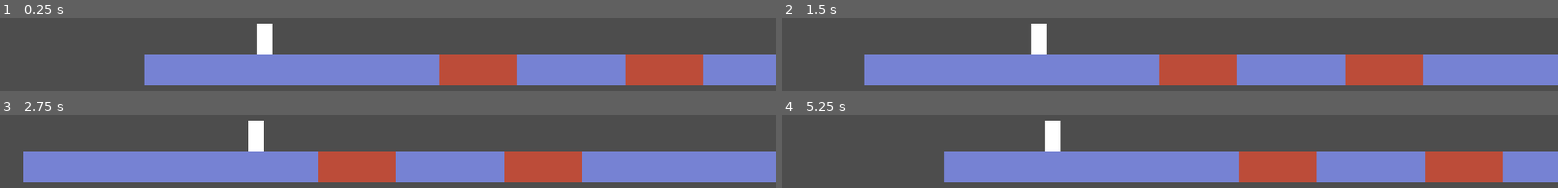
Above: before the commit, frames 1-4 (two rows, left to right).
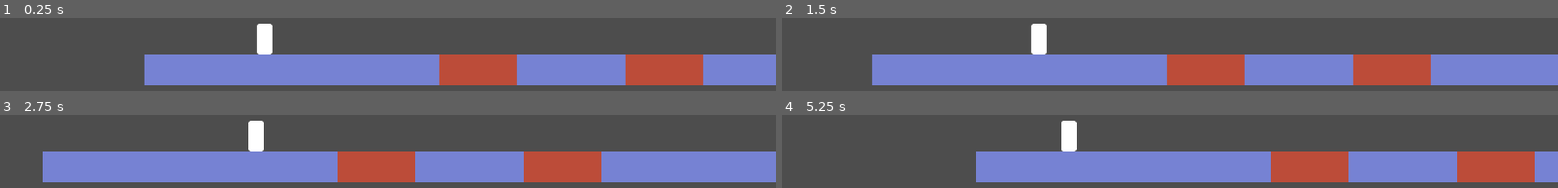
Above: after the commit, the same moments.

Repository: redpebble/trijam-314
Game: Godot game, scene res://scenes/levels/level1.tscn
Two runs of this game, one before a commit and one after it. Both use one fixed random seed, a clock stepped at 60 frames per second and the inputs below.
Inputs:
- Up to frame 1 (0.25 s): no input
- Up to frame 2 (1.5 s): no input
- Up to frame 3 (2.75 s): no input
- Up to frame 4 (5.25 s): no input

The runs differ from the first frame. In frame 1, less than 0.1% of the frame differs, in the area x 33-36%, y 7-50%; in frame 2, 2.1%; in frame 3, 5.3%; in frame 4, 10%, in the area x 20-97%, y 7-93%.

Commit message:
bouncy level, more precise character collision box

Diff:
--- a/godot/scenes/character.gd
+++ b/godot/scenes/character.gd
@@ -42,11 +42,11 @@
 
 		match collider.collision_type:
 			LevelGeometry.Type.NEUTRAL: hit_wall = true
-			LevelGeometry.Type.HAZARD: hit_hazard.emit()
-			LevelGeometry.Type.GOAL:   hit_goal.emit()
+			LevelGeometry.Type.HAZARD:  hit_hazard.emit()
+			LevelGeometry.Type.GOAL:    hit_goal.emit()
 
 func rebound():
-	if hit_wall_pos == position:
+	if hit_wall_pos != null && hit_wall_pos.x == position.x:
 		direction *= -1 # reverse direction
 
 	hit_wall_pos = position
--- a/godot/scenes/character.tscn
+++ b/godot/scenes/character.tscn
@@ -1,19 +1,34 @@
-[gd_scene load_steps=3 format=3 uid="uid://d1a3impy5lljt"]
+[gd_scene load_steps=5 format=3 uid="uid://d1a3impy5lljt"]
 
 [ext_resource type="Script" path="res://scenes/character.gd" id="1_fg13i"]
+[ext_resource type="Texture2D" uid="uid://dcls84yphic5e" path="res://assets/player.png" id="2_ig1xc"]
 
 [sub_resource type="CapsuleShape2D" id="CapsuleShape2D_ygktd"]
-height = 40.0
+height = 80.0
+
+[sub_resource type="RectangleShape2D" id="RectangleShape2D_egari"]
+size = Vector2(20, 80)
 
 [node name="Character" type="CharacterBody2D"]
 collision_mask = 14
 script = ExtResource("1_fg13i")
 
-[node name="ColorRect" type="ColorRect" parent="."]
-offset_left = -10.0
-offset_top = -40.0
-offset_right = 10.0
+[node name="CollisionShape2D" type="CollisionShape2D" parent="."]
+position = Vector2(5, -20)
+scale = Vector2(0.5, 0.5)
+shape = SubResource("CapsuleShape2D_ygktd")
 
-[node name="CollisionShape2D" type="CollisionShape2D" parent="."]
+[node name="CollisionShape2D2" type="CollisionShape2D" parent="."]
+position = Vector2(-5, -20)
+scale = Vector2(0.5, 0.5)
+shape = SubResource("CapsuleShape2D_ygktd")
+
+[node name="CollisionShape2D3" type="CollisionShape2D" parent="."]
 position = Vector2(0, -20)
-shape = SubResource("CapsuleShape2D_ygktd")
+scale = Vector2(0.5, 0.5)
+shape = SubResource("RectangleShape2D_egari")
+
+[node name="Sprite2D" type="Sprite2D" parent="."]
+position = Vector2(-4.76837e-07, -20)
+scale = Vector2(0.555556, 0.5)
+texture = ExtResource("2_ig1xc")
--- a/godot/scenes/levels/level.gd
+++ b/godot/scenes/levels/level.gd
@@ -11,6 +11,7 @@
 	$Camera2D.target = $Character
 
 func reset() -> void:
+	$Character.direction = 1
 	$Character.position = $Start.position
 	$Camera2D.position.x = $Start.position.x
 
--- a/godot/scenes/levels/level1.tscn
+++ b/godot/scenes/levels/level1.tscn
@@ -50,6 +50,7 @@
 metadata/_edit_lock_ = true
 
 [node name="PauseMenu" parent="." instance=ExtResource("2_nep4c")]
+visible = false
 
 [node name="Character" parent="." instance=ExtResource("1_rapfa")]
 
--- a/godot/scenes/levels/level2.tscn
+++ b/godot/scenes/levels/level2.tscn
@@ -7,13 +7,25 @@
 [ext_resource type="Script" path="res://scenes/level_geometry.gd" id="5_dbheq"]
 
 [sub_resource type="RectangleShape2D" id="RectangleShape2D_h4uho"]
-size = Vector2(432, 40)
+size = Vector2(440, 40)
+
+[sub_resource type="RectangleShape2D" id="RectangleShape2D_55jfo"]
+size = Vector2(940, 40)
+
+[sub_resource type="RectangleShape2D" id="RectangleShape2D_1nnca"]
+size = Vector2(120.5, 40)
+
+[sub_resource type="RectangleShape2D" id="RectangleShape2D_m6y6t"]
+size = Vector2(1460, 140)
 
 [sub_resource type="RectangleShape2D" id="RectangleShape2D_xjqpe"]
-size = Vector2(96, 64)
+size = Vector2(10, 90)
 
 [sub_resource type="RectangleShape2D" id="RectangleShape2D_g61o1"]
-size = Vector2(32, 128)
+size = Vector2(40, 60)
+
+[sub_resource type="RectangleShape2D" id="RectangleShape2D_vif6t"]
+size = Vector2(40, 120)
 
 [node name="Level2" type="Node2D"]
 script = ExtResource("1_lqjkl")
@@ -24,6 +36,7 @@
 metadata/_edit_lock_ = true
 
 [node name="PauseMenu" parent="." instance=ExtResource("3_m02jb")]
+visible = false
 
 [node name="Character" parent="." instance=ExtResource("4_kl67p")]
 
@@ -37,12 +50,20 @@
 script = ExtResource("5_dbheq")
 
 [node name="CollisionShape2D" type="CollisionShape2D" parent="Geometry/Neutral"]
-position = Vector2(216, 300)
+position = Vector2(220, 300)
 shape = SubResource("RectangleShape2D_h4uho")
 
 [node name="CollisionShape2D2" type="CollisionShape2D" parent="Geometry/Neutral"]
-position = Vector2(216, 440)
-shape = SubResource("RectangleShape2D_h4uho")
+position = Vector2(470, 400)
+shape = SubResource("RectangleShape2D_55jfo")
+
+[node name="CollisionShape2D3" type="CollisionShape2D" parent="Geometry/Neutral"]
+position = Vector2(619.75, 300)
+shape = SubResource("RectangleShape2D_1nnca")
+
+[node name="CollisionShape2D4" type="CollisionShape2D" parent="Geometry/Neutral"]
+position = Vector2(1670, 350)
+shape = SubResource("RectangleShape2D_m6y6t")
 
 [node name="Hazard" type="StaticBody2D" parent="Geometry"]
 collision_layer = 4
@@ -50,7 +71,7 @@
 collision_type = 1
 
 [node name="CollisionShape2D" type="CollisionShape2D" parent="Geometry/Hazard"]
-position = Vector2(490, 450)
+position = Vector2(940, 335)
 shape = SubResource("RectangleShape2D_xjqpe")
 debug_color = Color(0.890877, 0.300042, 0.329821, 0.42)
 
@@ -60,8 +81,13 @@
 collision_type = 2
 
 [node name="CollisionShape2D" type="CollisionShape2D" parent="Geometry/Goal"]
-position = Vector2(435, 210)
+position = Vector2(20, 350)
 shape = SubResource("RectangleShape2D_g61o1")
 debug_color = Color(0.309561, 0.613737, 0.370076, 0.42)
 
+[node name="CollisionShape2D2" type="CollisionShape2D" parent="Geometry/Goal"]
+position = Vector2(2380, 220)
+shape = SubResource("RectangleShape2D_vif6t")
+debug_color = Color(0.309561, 0.613737, 0.370076, 0.42)
+
 [connection signal="action_selected" from="PauseMenu" to="Character" method="_on_pause_menu_action_selected"]
Binary file added: godot/assets/player.png
Not shown, added: godot/assets/player.png.import
Not shown: 1 places in godot/scenes/levels/level2.tscn that only renumber resources
